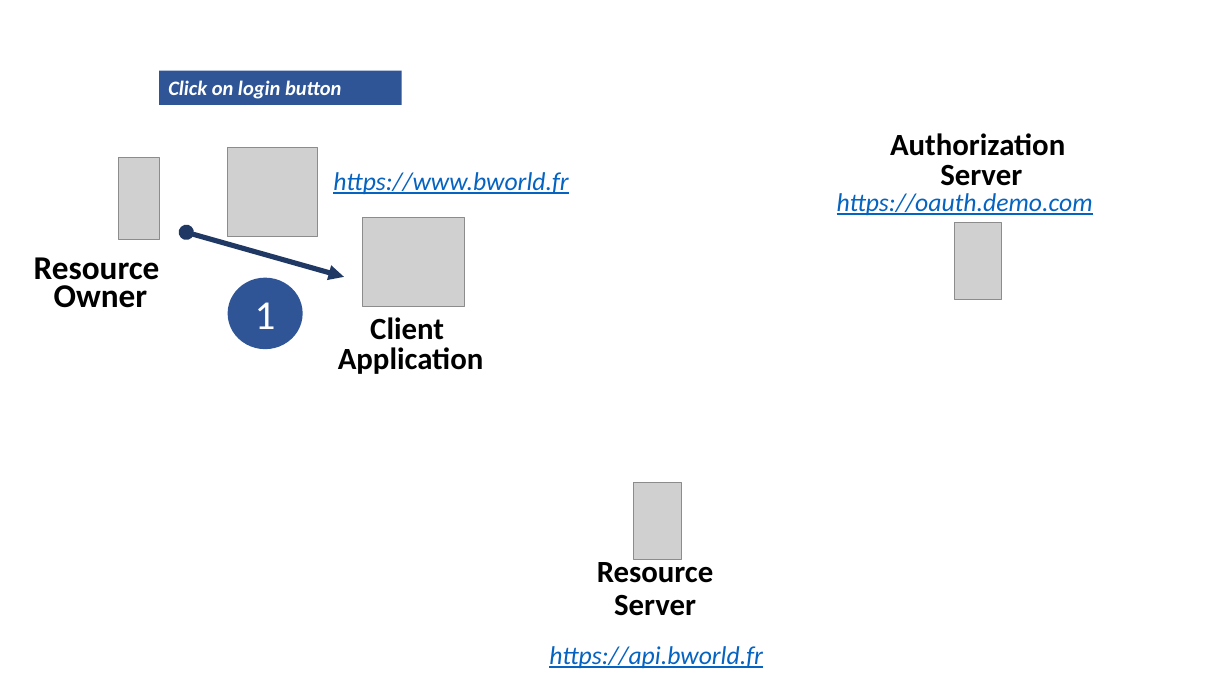
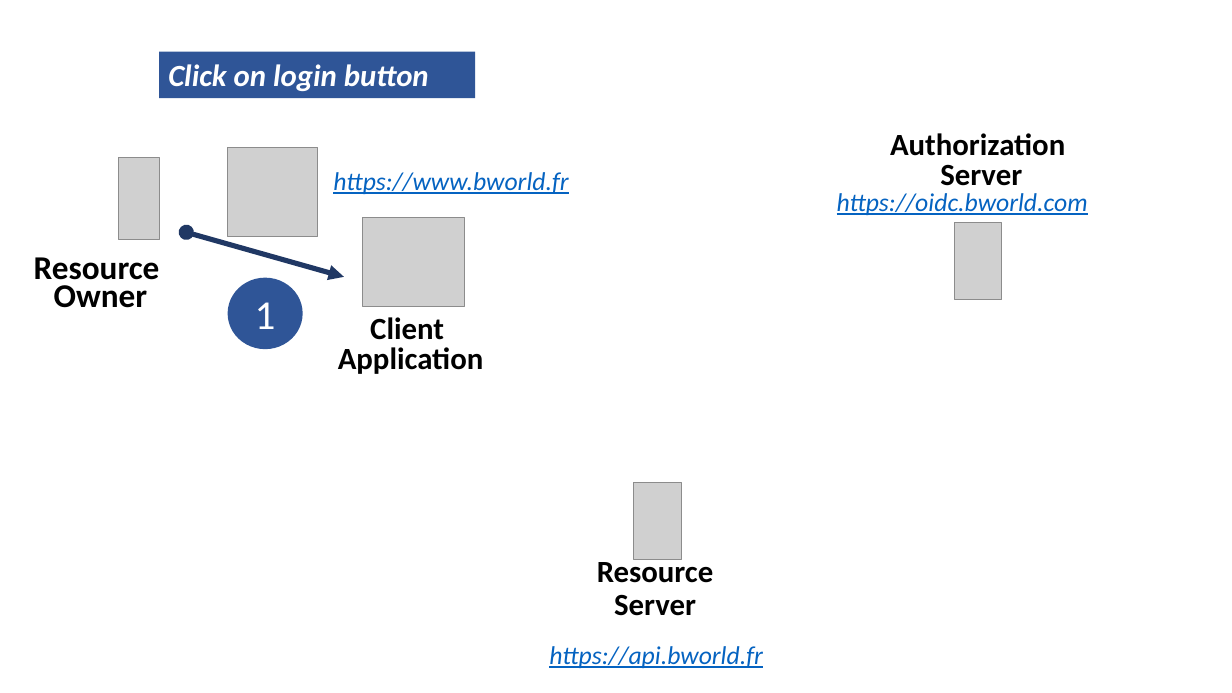
Before and after one commit to guillaume-chervet/course.rest, a slide deck: slide 38 of documentations/OIDC english.pptx (slide 39 before the commit). Drawn at 1232x693 pixels with LibreOffice and Linux fonts; fonts in the diff are those of the drawing; grey boxes stand for pictures. Boxes give left, top, right and bottom in pixels: in the first picture for what was removed or moved away, otherwise in the second. Text is boxed around its words. In the diff, an @@ line names an element or a change of style, - is before the commit and + after.

```diff
--- a/documentations/OIDC english.pptx
+++ b/documentations/OIDC english.pptx
@@ rectangle "Click on login button": place and size @@
-rectangle "Click on login button" at [159,70,401,104]
+rectangle "Click on login button" at [159,52,475,98]
@@ rectangle "Click on login button" at [159,52,475,98]: size 16 to 24 pt @@
@@ text at [837,193,1088,215]: text changed @@
-https://oauth.demo.com
+https://oidc.bworld.com
```
Also in this commit, not shown: 7 other slides changed, 3 slides added, 1 slide removed, 1 other file.
